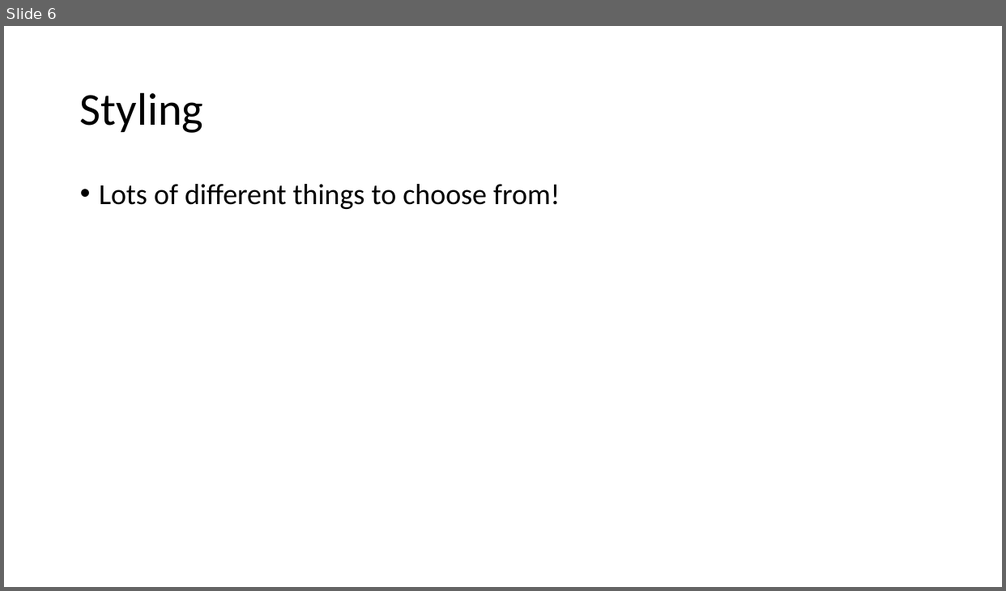
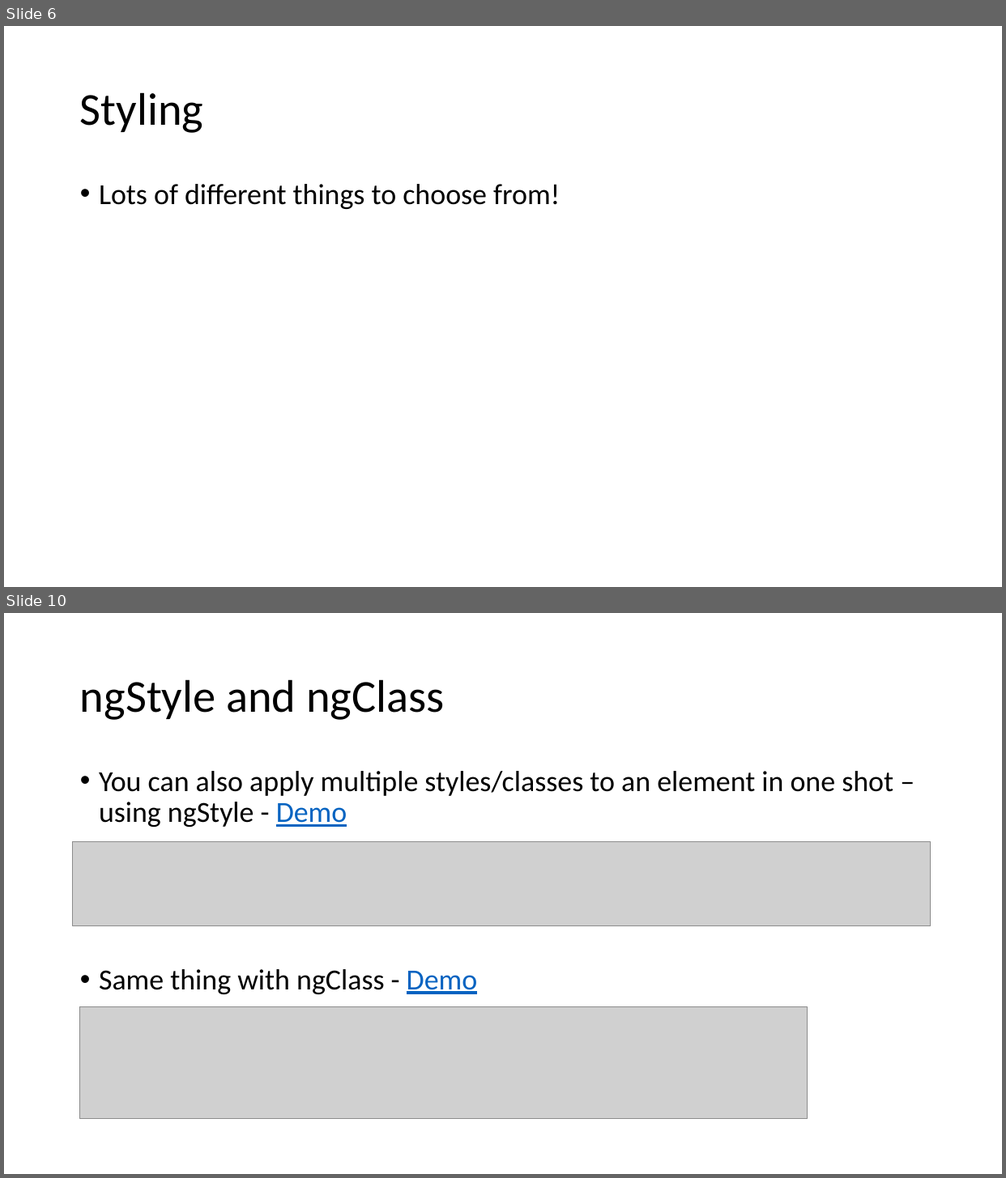
Before and after one commit to schneidenbach/Angular2-AspNetCore-TypeScript-Workshop, a slide deck: slides/4 - Pipes and styling.pptx. Shown one above the other, each under a label of ours: slide 6 before the commit, slides 6 and 10 after it; the slides between them are not shown. The pictures are 1006x591 and 1006x1178 pixels, drawn with LibreOffice and Linux fonts; fonts in the diff are those of the drawing; grey boxes stand for pictures. Boxes give left, top, right and bottom in pixels: in the first picture for what was removed or moved away, otherwise in the second. Text is boxed around its words. In the diff, an @@ line names an element or a change of style, - is before the commit and + after.

```diff
--- a/slides/4 - Pipes and styling.pptx
+++ b/slides/4 - Pipes and styling.pptx
@@ slide 10 added at <box>4,613,1002,1174</box>, background #FFFFFF @@
@@ title added at <box>80,679,444,720</box>, 44 pt, text #000000 @@
+ngStyle and ngClass
@@ text added at <box>99,771,893,995</box>, 28 pt, text #000000 @@
+• You can also apply multiple styles/classes to an element in one shot – using ngStyle - Demo
+• Same thing with ngClass - Demo
@@ picture added at <box>73,842,931,926</box> @@
@@ picture added at <box>79,1007,808,1119</box> @@
```
Also in this commit, not shown: 2 slides changed, 2 other slides added, 2 slides removed, 23 other files.
